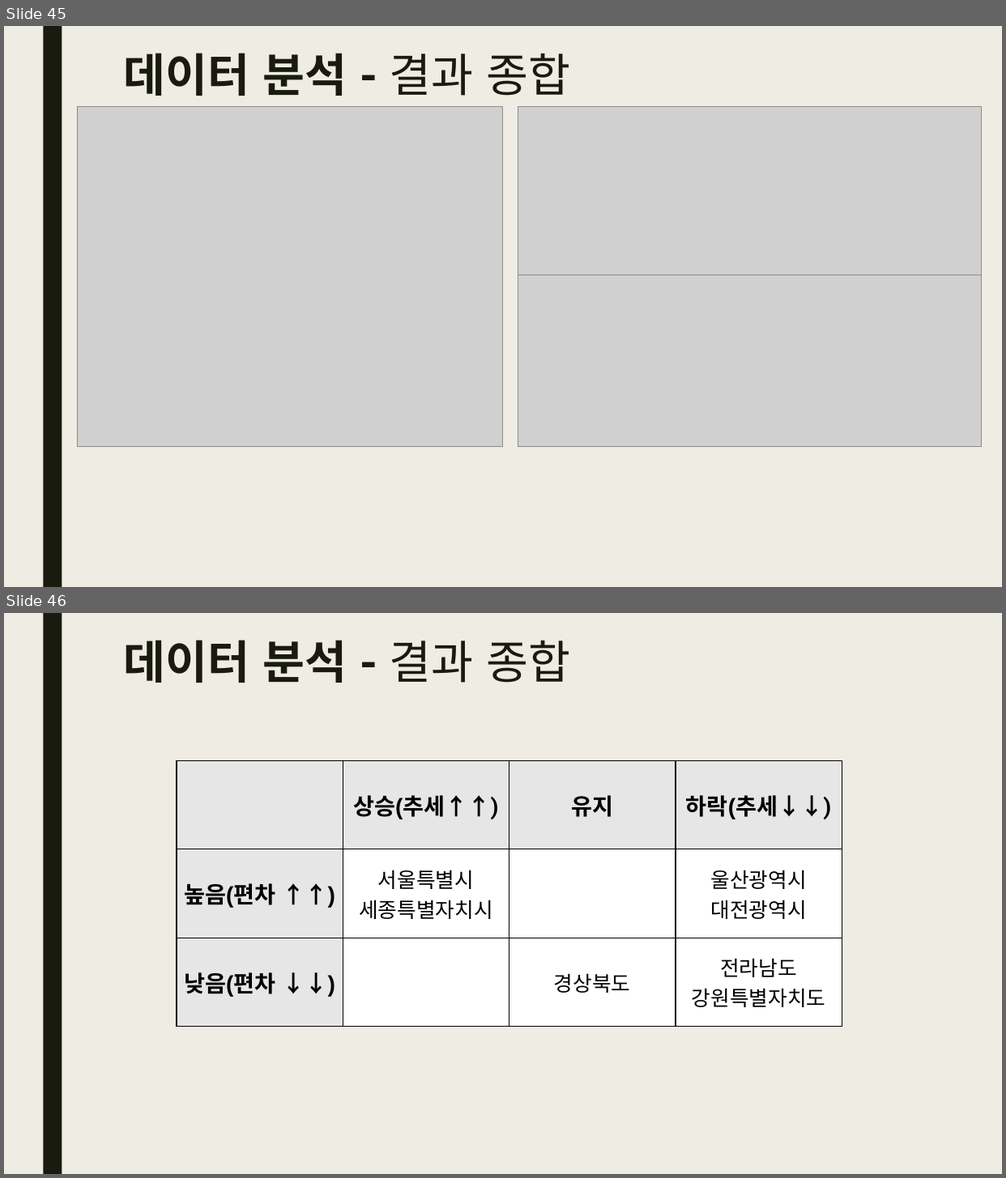
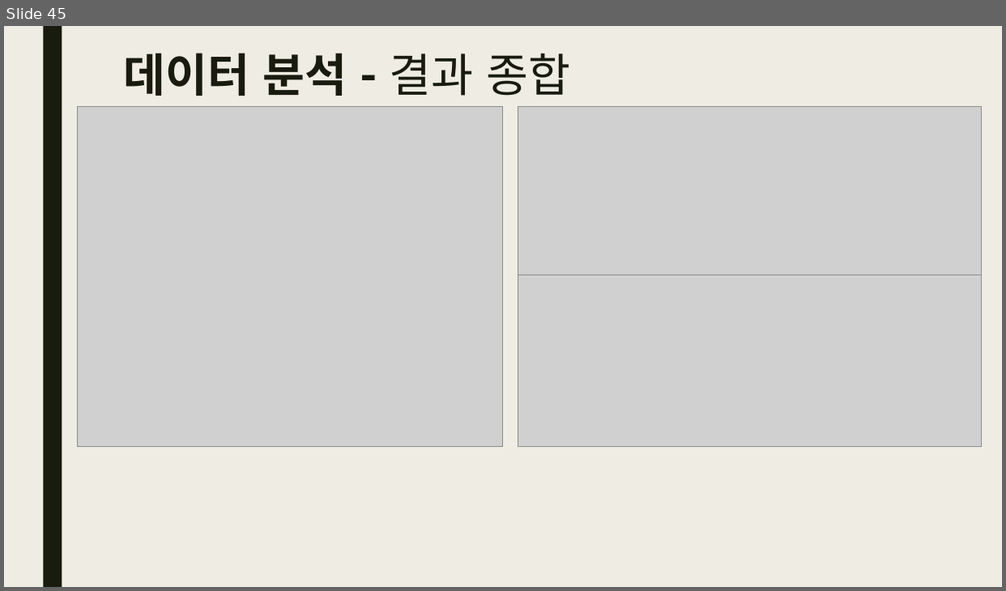
Before and after one commit to 25-SDA-team8/25-SDA-team8, a slide deck: docs/elderly/노인 파트 발표 자료_수정본.pptx. Shown one above the other, each under a label of ours: slides 45 and 46 before the commit, slide 45 after it. The pictures are 1006x1178 and 1006x591 pixels, drawn with LibreOffice and Linux fonts; fonts in the diff are those of the drawing; grey boxes stand for pictures. Boxes give left, top, right and bottom in pixels: in the first picture for what was removed or moved away, otherwise in the second. Text is boxed around its words. In the diff, an @@ line names an element or a change of style, - is before the commit and + after.

```diff
--- a/docs/elderly/노인 파트 발표 자료_수정본.pptx
+++ b/docs/elderly/노인 파트 발표 자료_수정본.pptx
@@ slide 46 removed at bbox=[4, 613, 1002, 1174], background #EFEDE3; not listed: 1 template element that a slide beside it also shows @@
@@ title removed at bbox=[124, 640, 570, 683] @@
-데이터 분석 - 결과 종합
@@ table removed at bbox=[177, 760, 842, 1011], 3 rows, 4 columns @@
- | 상승(추세↑↑) | 유지 | 하락(추세↓↓)
-높음(편차 ↑↑) | 서울특별시 / 세종특별자치시 |  | 울산광역시 / 대전광역시
-낮음(편차 ↓↓) |  | 경상북도 | 전라남도 / 강원특별자치도
```
Also in this commit, not shown: 40 slides changed, 3 other files.
